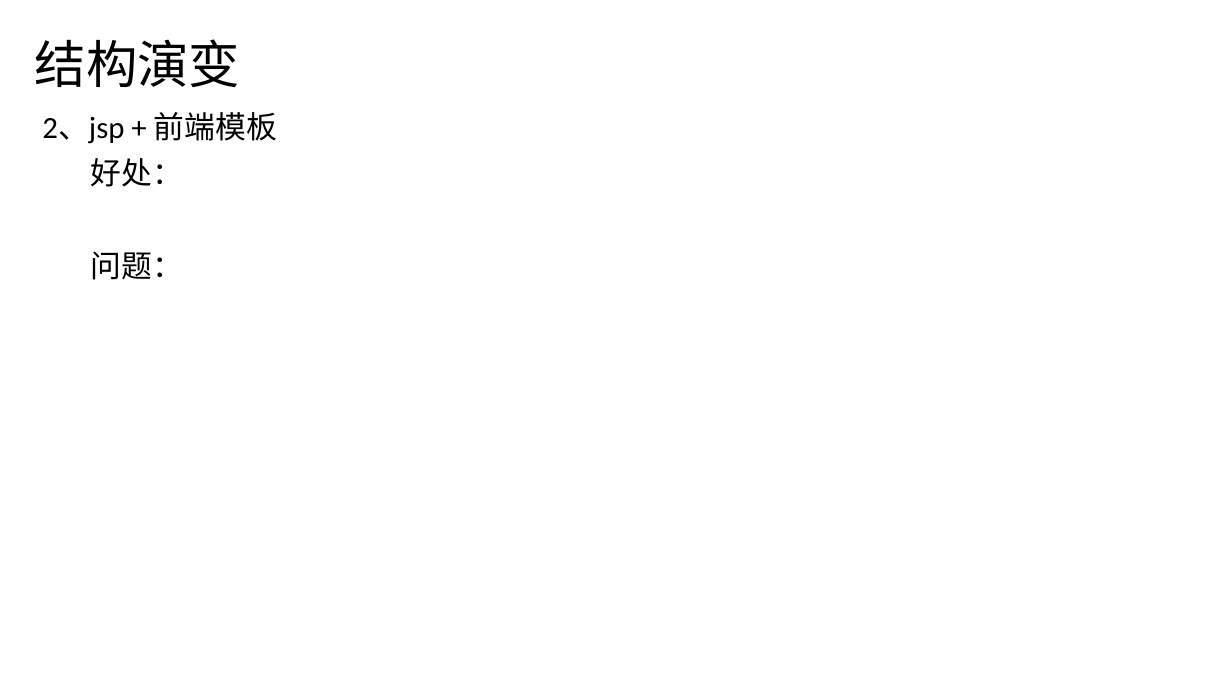
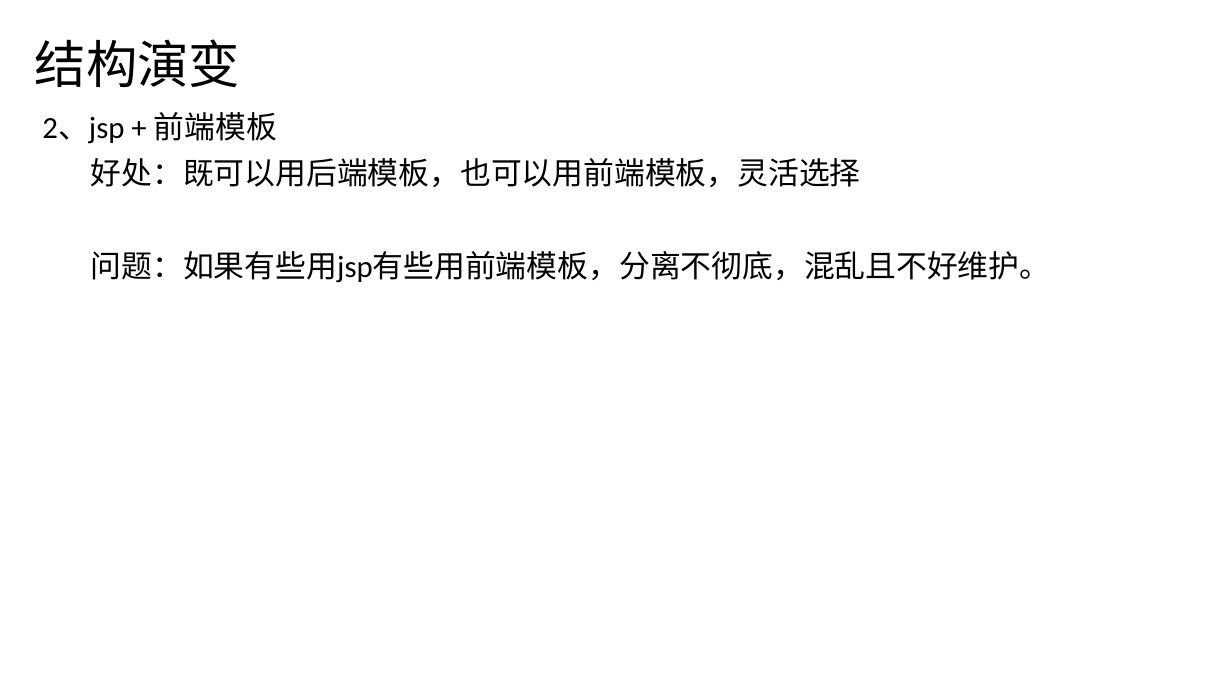
Before and after one commit to gaogaolater/JVFramework, a slide deck: slide 3 of H5前端介绍.pptx. Drawn at 1232x693 pixels with LibreOffice and Linux fonts; fonts in the diff are those of the drawing. Boxes give left, top, right and bottom in pixels: in the first picture for what was removed or moved away, otherwise in the second. Text is boxed around its words. In the diff, an @@ line names an element or a change of style, - is before the commit and + after.

```diff
--- a/H5前端介绍.pptx
+++ b/H5前端介绍.pptx
@@ subtitle at (91, 158, 1051, 283): text changed @@
-好处：
-问题：
+好处：既可以用后端模板，也可以用前端模板，灵活选择
+问题：如果有些用jsp有些用前端模板，分离不彻底，混乱且不好维护。
```
Also in this commit, not shown: 4 other slides changed, 3 slides removed.
